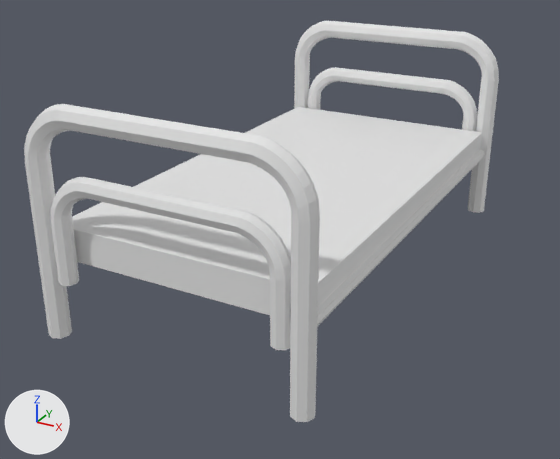
The FBX model Assets/Models/MetalBed.fbx, before and after one commit.
Before and after are seen from a 50 mm lens placed at (1.67, -3.27, 1.79), pointed at (-0.02, -0.2, 0.26). The axes (+X, +Y, +Z) are drawn at lower left. The lights are the same throughout. Where no turn or scale is listed for an object, it has been applied to the vertices. Vertices at the same position are counted once.

The first picture shows 'Beam.001', 'Footboard', 'Headboard', 'Mattress', 'Plate'.
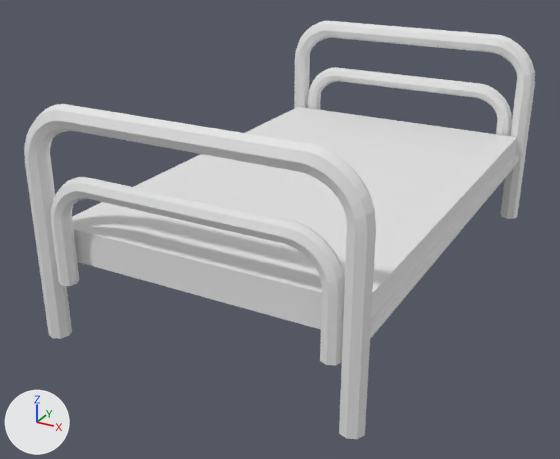
The newer file is also turned or shifted as a whole; pictures and numbers use the older file's frame.

Location of each change, (x1, y1, x2, y2) in pixels of the pictures (560 x 459 px; the box of a moved part takes in the faces that stretch with it):
'Mattress', mesh rescaled (9% wider): before (72, 107, 482, 307); after (72, 107, 517, 318)
'Headboard', reshaped (19% wider): before (24, 104, 320, 422); after (24, 104, 376, 439)
'Footboard', reshaped (17% wider): before (294, 21, 499, 213); after (294, 21, 535, 219)
'Beam.001', mesh moved: before (317, 149, 485, 327); after (370, 155, 519, 339)
part 2 of me_plane_003, moved or reshaped: before (236, 139, 320, 422); after (236, 137, 376, 439)
part 4 of me_plane_001, moved or reshaped: before (441, 32, 499, 213); after (441, 32, 535, 219)

The change, as a diff of the scene's bpy script:
```diff
--- a/Assets/Models/MetalBed.fbx.py
+++ b/Assets/Models/MetalBed.fbx.py
@@ me_plane_003 @@
 me_plane_003.from_pydata(...)  # 352 vertices, 340 faces; spans x -0.65..0.65, y -0.05..0.05, z -0.5..0.55
 # used by ob_headboard; location = (0.0, -1.15, 0.5)
+# me_plane_003 part 2: all 176 vertices in x 0.34..0.65, y -0.05..0.05, z -0.5..0.55 are moved by (0.2, 0.0, 0.0)
 me_plane_003.materials.append(mat_main)
@@ me_cylinder @@
 me_cylinder.from_pydata(...)  # 16 vertices, 10 faces; spans x -0.03..0.03, y -1.1..1.1, z -0.03..0.03
 # used by ob_beam_001; location = (0.6, 0.0, 0.37)
+# me_cylinder part 3: the whole mesh is moved by (0.2, 0.0, 0.0)
 me_cylinder.materials.append(mat_main)
@@ me_plane_004 @@
 me_plane_004.from_pydata(...)  # 8 vertices, 5 faces; spans x -0.6..0.6, y -1.1..1.1, z -0.1..0.0
 # used by ob_mattress; location = (0.0, 0.0, 0.5)
+# me_plane_004 part 1: the whole mesh is scaled about its middle by (1.17, 1, 1), then moved by (0.1, 0.0, 0.0)
 me_plane_004.materials.append(mat_main)
@@ me_plane_001 @@
 me_plane_001.from_pydata(...)  # 352 vertices, 340 faces; spans x -0.65..0.65, y -0.05..0.05, z -0.5..0.55
 # used by ob_footboard; location = (0.0, 1.15, 0.5)
+# me_plane_001 part 4: all 176 vertices in x 0.34..0.65, y -0.05..0.05, z -0.5..0.55 are moved by (0.2, 0.0, 0.0)
 me_plane_001.materials.append(mat_main)
```
